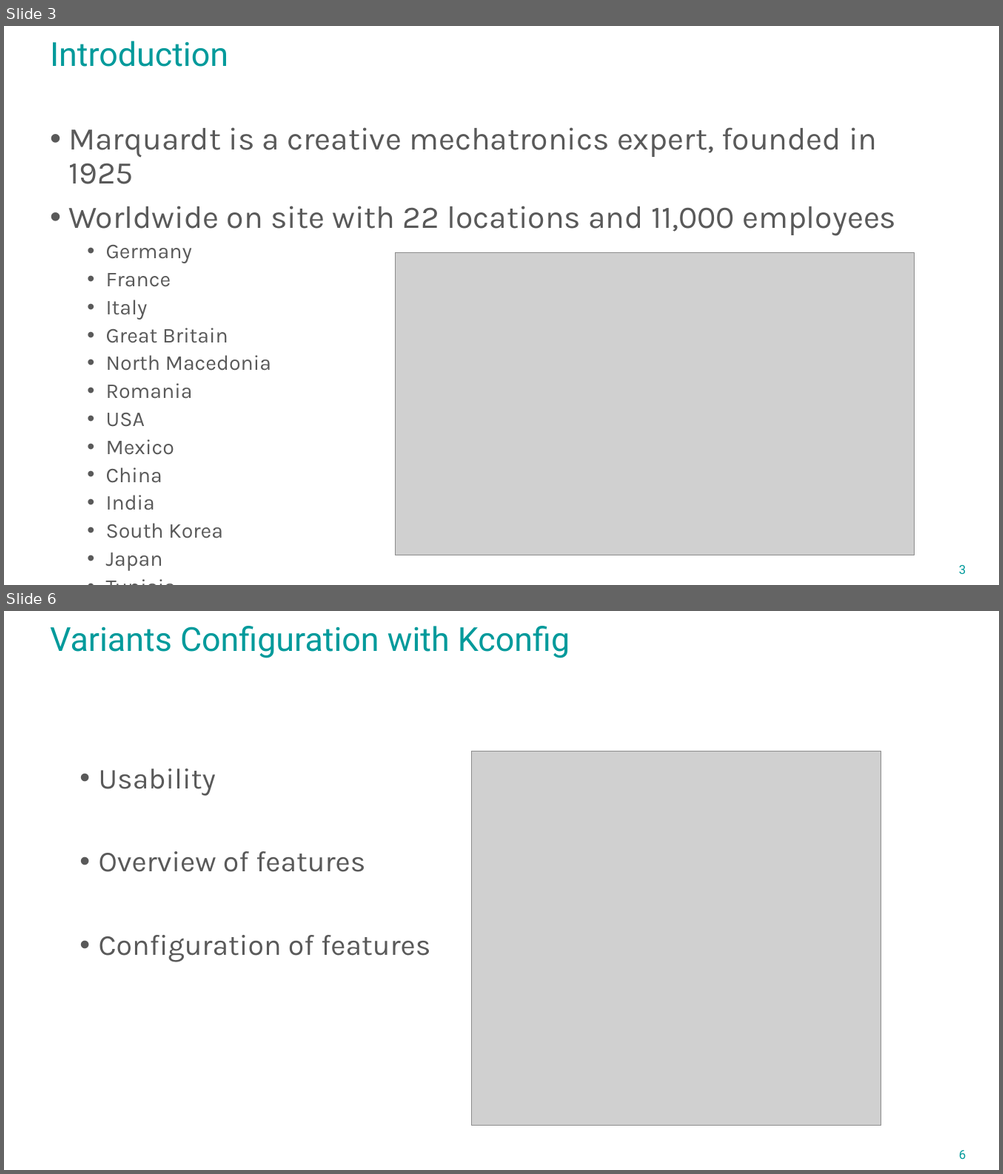
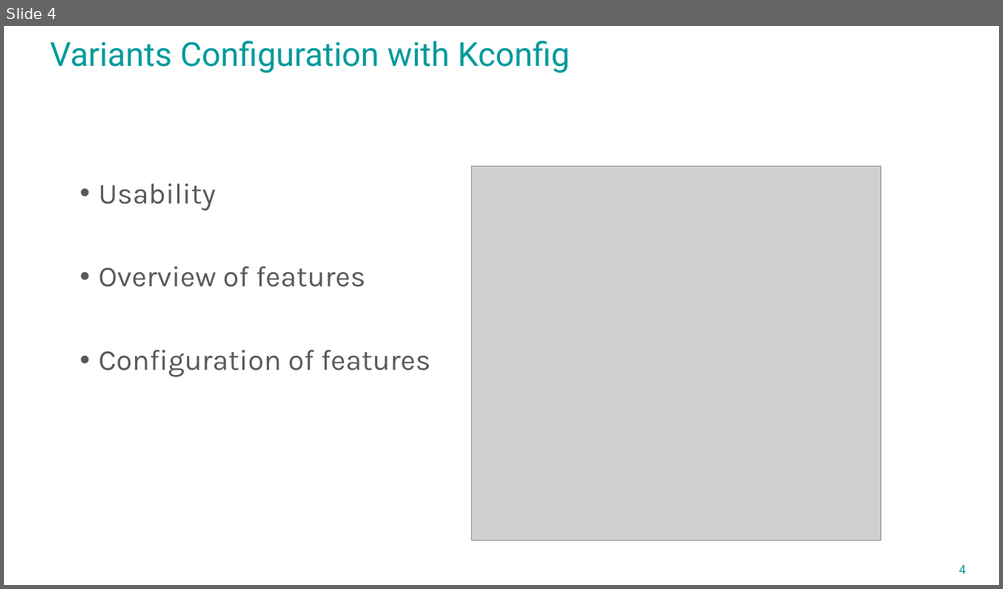
Before and after one commit to avengineers/SPLC2023, a slide deck: Challenges_at_Marquardt.pptx. Shown one above the other, each under a label of ours: slides 3 and 6 before the commit, slide 4 after it; the slides between them are not shown. The pictures are 1003x1174 and 1003x589 pixels, drawn with LibreOffice and Linux fonts; fonts in the diff are those of the drawing; grey boxes stand for pictures; background and template pictures are left out. Boxes give left, top, right and bottom in pixels: in the first picture for what was removed or moved away, otherwise in the second. Text is boxed around its words. In the diff, an @@ line names an element or a change of style, - is before the commit and + after.

```diff
--- a/Challenges_at_Marquardt.pptx
+++ b/Challenges_at_Marquardt.pptx
@@ slide 3 removed at [4, 26, 999, 585], background #FFFFFF @@
@@ title removed at [50, 41, 228, 67] @@
-Introduction
@@ text removed at [68, 127, 896, 571] @@
-• Marquardt is a creative mechatronics expert, founded in 1925
-• Worldwide on site with 22 locations and 11,000 employees
-  • Germany
-  • France
-  • Italy
-  • Great Britain
-  • North Macedonia
-  • Romania
-  • USA
-  • Mexico
-  • China
-  • India
-  • South Korea
-  • Japan
-  • Tunisia
@@ picture removed at [395, 253, 913, 556] @@
@@ page number removed at [959, 565, 965, 574] @@
-3
@@ what was slide 6 is now slide 4 @@
@@ page number at [959, 565, 965, 574]: text changed @@
-6
+4
```
Also in this commit, not shown: 3 slides changed, 1 other slide removed.
